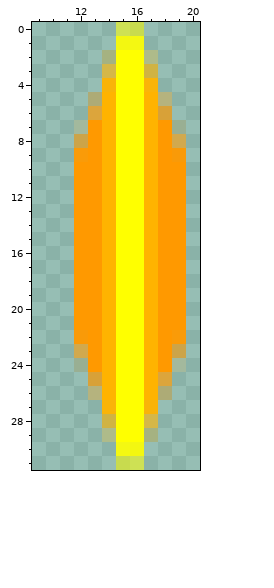
A pixel-art sprite gets an edit: graphics/pipe-marker-vertical.png. Above: the version before the commit.
The file is 32x32 pixels. Pixels under 10% opacity are left out. Colours within 5 levels of each other are drawn and written as one. Shown: x 9..20, y 0..31.
Now the later version:
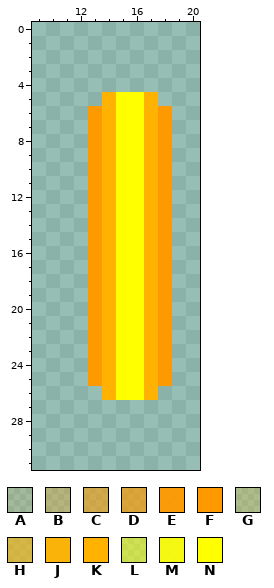
Palette (. is transparent): A #ff990020  B #ff99004c  C #ff990090  D #ff9900aa  E #ff9900f3  F #ff9900  G #ffb3003b  H #ffb30099  J #ffb300f2  K #ffb300  L #ffff0088  M #ffff00e5  N #ffff00
From old to new:
{"y":0,"x":15,"old":"LL","new":".."}
{"y":1,"x":15,"old":"MM","new":".."}
{"y":2,"x":14,"old":"GNNG","new":"...."}
{"y":3,"x":14,"old":"HNNH","new":"...."}
{"y":4,"x":14,"old":"JNNJ","new":"...."}
{"y":5,"x":13,"old":"B","new":"."}
{"y":5,"x":18,"old":"B","new":"."}
{"y":6,"x":13,"old":"D","new":"F"}
{"y":6,"x":18,"old":"D","new":"F"}
{"y":7,"x":12,"old":"A","new":"."}
{"y":7,"x":19,"old":"A","new":"."}
{"y":8,"x":12,"old":"C","new":"."}
{"y":8,"x":19,"old":"C","new":"."}
{"y":9,"x":12,"old":"E","new":"."}
{"y":9,"x":19,"old":"E","new":"."}
{"y":10,"x":12,"old":"F","new":"."}
{"y":10,"x":19,"old":"F","new":"."}
{"y":11,"x":12,"old":"F","new":"."}
{"y":11,"x":19,"old":"F","new":"."}
{"y":12,"x":12,"old":"F","new":"."}
{"y":12,"x":19,"old":"F","new":"."}
{"y":13,"x":12,"old":"F","new":"."}
{"y":13,"x":19,"old":"F","new":"."}
{"y":14,"x":12,"old":"F","new":"."}
{"y":14,"x":19,"old":"F","new":"."}
{"y":15,"x":12,"old":"F","new":"."}
{"y":15,"x":19,"old":"F","new":"."}
{"y":16,"x":12,"old":"F","new":"."}
{"y":16,"x":19,"old":"F","new":"."}
{"y":17,"x":12,"old":"F","new":"."}
{"y":17,"x":19,"old":"F","new":"."}
{"y":18,"x":12,"old":"F","new":"."}
{"y":18,"x":19,"old":"F","new":"."}
{"y":19,"x":12,"old":"F","new":"."}
{"y":19,"x":19,"old":"F","new":"."}
{"y":20,"x":12,"old":"F","new":"."}
{"y":20,"x":19,"old":"F","new":"."}
{"y":21,"x":12,"old":"F","new":"."}
{"y":21,"x":19,"old":"F","new":"."}
{"y":22,"x":12,"old":"E","new":"."}
{"y":22,"x":19,"old":"E","new":"."}
{"y":23,"x":12,"old":"C","new":"."}
{"y":23,"x":19,"old":"C","new":"."}
{"y":24,"x":12,"old":"A","new":"."}
{"y":24,"x":19,"old":"A","new":"."}
{"y":25,"x":13,"old":"D","new":"F"}
{"y":25,"x":18,"old":"D","new":"F"}
{"y":26,"x":13,"old":"B","new":"."}
{"y":26,"x":18,"old":"B","new":"."}
{"y":27,"x":14,"old":"JNNJ","new":"...."}
{"y":28,"x":14,"old":"HNNH","new":"...."}
{"y":29,"x":14,"old":"GNNG","new":"...."}
{"y":30,"x":15,"old":"MM","new":".."}
{"y":31,"x":15,"old":"LL","new":".."}
